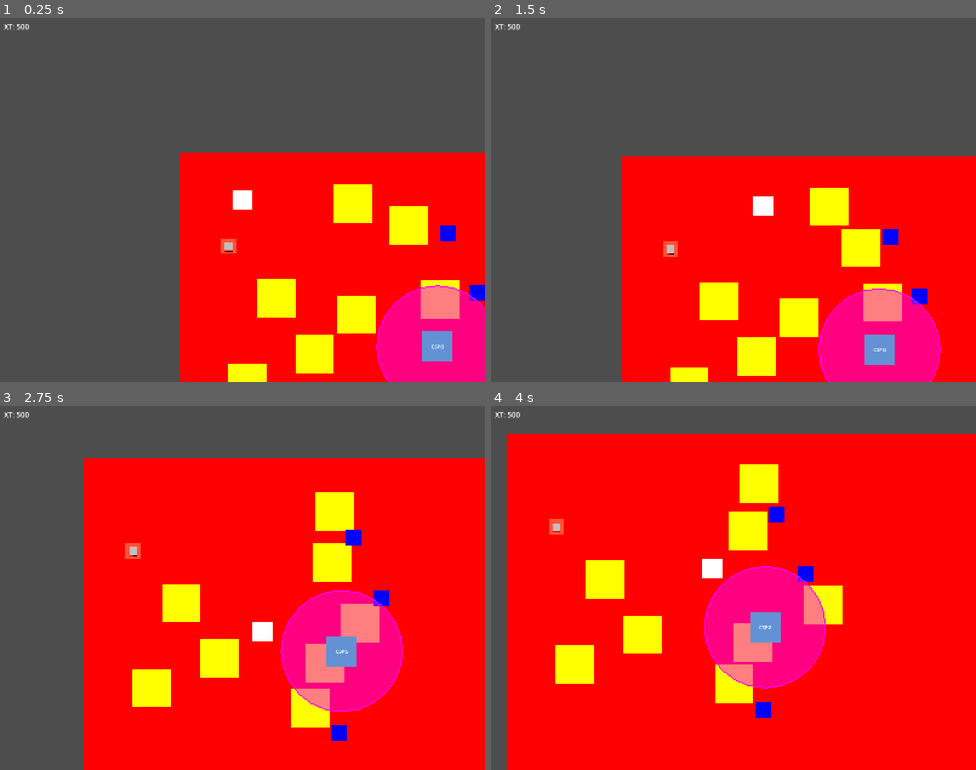
Above: before the commit, frames 1-4 (two rows, left to right).
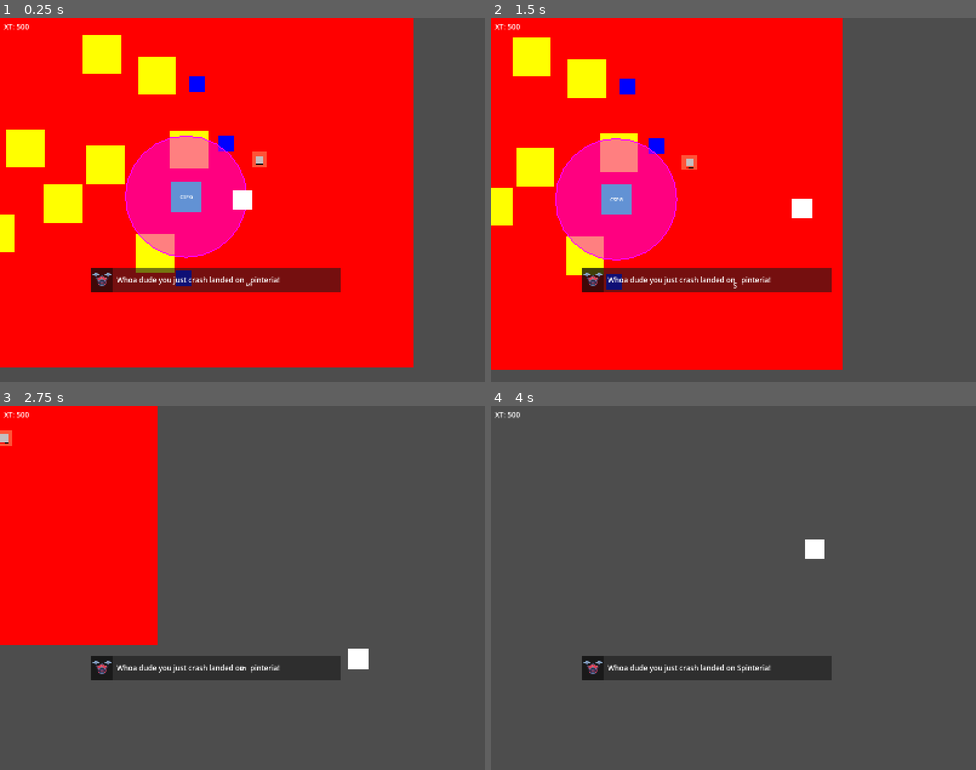
Above: after the commit, the same moments.

Repository: mercurus/espace-from-place
Game: Godot game, scene res://code/core/main_game.tscn
Two runs of this game, one before a commit and one after it. Both use one fixed random seed, a clock stepped at 60 frames per second and the inputs below.
Inputs (mouse positions are in pixels of both pictures, inside the frame that each line leads up to):
- Up to frame 1 (0.25 s): no input
- Up to frame 2 (1.5 s): tap Enter at 0.5 s; move the mouse to (840, 181) at 0.52 s; hold D (move_right) 0.53-1.28 s; tap T (drop_xt_cell) at 0.6, 1.35 s; move the mouse to (636, 218) at 1.27 s; hold S (move_down) from 1.28 s (still down)
- Up to frame 3 (2.75 s): move the mouse to (291, 507) at 2.02 s; release S (move_down) at 2.03 s; hold D (move_right) from 2.03 s (still down); tap T (drop_xt_cell) at 2.1 s
- Up to frame 4 (4 s): move the mouse to (709, 660) at 2.77 s; release D (move_right) at 2.78 s; hold W (move_up) 2.78-3.53 s; tap T (drop_xt_cell) at 2.85, 3.6 s; move the mouse to (879, 642) at 3.52 s; hold A (move_left) from 3.53 s (still down)

The runs differ from the first frame. In frame 1, 75% of the frame differs, in the area x 0-100%, y 0-100%; in frame 2, 72%; in frame 3, 77%; in frame 4, 89%, in the area x 3-100%, y 7-100%.

Commit message:
dialogue
-started dialogue system
-added music and SFX audio busses

Diff:
--- /dev/null
+++ b/code/core/dialogue.tscn
@@ -0,0 +1,84 @@
+[gd_scene format=3 uid="uid://bfe1tqx26rtcb"]
+
+[ext_resource type="Script" uid="uid://cckhmxqwdlfjr" path="res://code/gameplay/components/dialogue.gd" id="1_6t5i6"]
+[ext_resource type="Texture2D" uid="uid://b3a4dkyvccm6l" path="res://assets/world/tilesets/wingbot1.png" id="1_8f11k"]
+[ext_resource type="Script" uid="uid://by2gw1ua2oi3x" path="res://code/gameplay/components/spin_word.gd" id="3_gypuf"]
+
+[sub_resource type="StyleBoxFlat" id="StyleBoxFlat_pew57"]
+content_margin_left = 10.0
+content_margin_top = 0.0
+content_margin_right = 0.0
+content_margin_bottom = 0.0
+bg_color = Color(0, 0, 0, 0)
+border_color = Color(0, 0, 0, 1)
+
+[sub_resource type="RichTextEffect" id="RichTextEffect_hrt3g"]
+script = ExtResource("3_gypuf")
+metadata/_custom_type_script = "uid://by2gw1ua2oi3x"
+
+[node name="Control" type="Control" unique_id=1307347135]
+layout_mode = 3
+anchors_preset = 0
+script = ExtResource("1_6t5i6")
+
+[node name="Panel" type="Panel" parent="." unique_id=226506104]
+custom_minimum_size = Vector2(750, 79)
+layout_mode = 1
+anchors_preset = 8
+anchor_left = 0.5
+anchor_top = 0.5
+anchor_right = 0.5
+anchor_bottom = 0.5
+offset_left = -369.0
+offset_top = -39.5
+offset_right = 456.0
+offset_bottom = 39.5
+grow_horizontal = 2
+grow_vertical = 2
+
+[node name="HBoxContainer" type="HBoxContainer" parent="Panel" unique_id=1757374754]
+custom_minimum_size = Vector2(0, 75)
+layout_mode = 1
+anchors_preset = 8
+anchor_left = 0.5
+anchor_top = 0.5
+anchor_right = 0.5
+anchor_bottom = 0.5
+offset_left = -412.0
+offset_top = -39.5
+offset_right = 412.0
+offset_bottom = 39.5
+grow_horizontal = 2
+grow_vertical = 2
+
+[node name="ColorRect" type="ColorRect" parent="Panel/HBoxContainer" unique_id=1319698222]
+custom_minimum_size = Vector2(70, 70)
+layout_mode = 2
+color = Color(0, 0, 0, 0.45882353)
+
+[node name="TextureRect" type="TextureRect" parent="Panel/HBoxContainer/ColorRect" unique_id=1699513610]
+layout_mode = 1
+anchors_preset = 8
+anchor_left = 0.5
+anchor_top = 0.5
+anchor_right = 0.5
+anchor_bottom = 0.5
+offset_left = -32.5
+offset_top = -22.0
+offset_right = 32.5
+offset_bottom = 22.0
+grow_horizontal = 2
+grow_vertical = 2
+texture = ExtResource("1_8f11k")
+stretch_mode = 5
+
+[node name="RichTextLabel" type="RichTextLabel" parent="Panel/HBoxContainer" unique_id=732641515]
+custom_minimum_size = Vector2(750, 0)
+layout_mode = 2
+theme_override_font_sizes/normal_font_size = 24
+theme_override_styles/normal = SubResource("StyleBoxFlat_pew57")
+bbcode_enabled = true
+text = "Whoa dude you just crash landed on [spin]S[/spin]pinteria!"
+scroll_active = false
+vertical_alignment = 1
+custom_effects = [SubResource("RichTextEffect_hrt3g")]
--- a/code/core/main_game.tscn
+++ b/code/core/main_game.tscn
@@ -8,6 +8,8 @@
 [ext_resource type="PackedScene" uid="uid://tcibfcf316d8" path="res://code/gameplay/components/xt_hud.tscn" id="6_pmubr"]
 [ext_resource type="PackedScene" uid="uid://bvvco1vmgtxkf" path="res://code/gameplay/objects/geyser.tscn" id="6_ti5ek"]
 [ext_resource type="PackedScene" uid="uid://cc58qrikbav6y" path="res://code/gameplay/objects/geyser_pg.tscn" id="7_pew57"]
+[ext_resource type="Script" uid="uid://cckhmxqwdlfjr" path="res://code/gameplay/components/dialogue.gd" id="9_mqvxp"]
+[ext_resource type="PackedScene" uid="uid://bfe1tqx26rtcb" path="res://code/core/dialogue.tscn" id="10_mqvxp"]
 
 [node name="MainGame" type="Node" unique_id=1234707930]
 script = ExtResource("1_aldqj")
@@ -29,7 +31,7 @@
 
 [node name="Player" parent="World/EntityRoot" unique_id=779665878 instance=ExtResource("2_i4a04")]
 z_index = 1
-position = Vector2(208, 155)
+position = Vector2(1037, 649)
 
 [node name="Pushable" parent="World/EntityRoot" unique_id=2013581968 instance=ExtResource("2_5s2p2")]
 position = Vector2(224, 761)
@@ -69,7 +71,7 @@
 debug = false
 
 [node name="Geyser" parent="World/EntityRoot" unique_id=1579410989 instance=ExtResource("6_ti5ek")]
-position = Vector2(162, 307)
+position = Vector2(1093, 516)
 debug = false
 
 [node name="GeyserPG" parent="World/EntityRoot/Geyser" unique_id=756198849 instance=ExtResource("7_pew57")]
@@ -90,6 +92,25 @@
 offset_top = 12.0
 offset_right = 222.0
 offset_bottom = 46.0
+
+[node name="Dialogue" type="Control" parent="HudLayer" unique_id=1724864388]
+layout_mode = 3
+anchors_preset = 0
+offset_right = 40.0
+offset_bottom = 40.0
+script = ExtResource("9_mqvxp")
+
+[node name="Panel" parent="HudLayer/Dialogue" unique_id=193597712 instance=ExtResource("10_mqvxp")]
+layout_mode = 1
+anchors_preset = 15
+anchor_right = 1.0
+anchor_bottom = 1.0
+offset_left = 649.0
+offset_top = 843.0
+offset_right = 649.0
+offset_bottom = 843.0
+grow_horizontal = 2
+grow_vertical = 2
 
 [node name="PauseLayer" type="CanvasLayer" parent="." unique_id=215144031]
 
--- /dev/null
+++ b/code/gameplay/components/dialogue.gd
@@ -0,0 +1,4 @@
+extends Control
+
+func _ready() -> void:
+	pass
--- /dev/null
+++ b/code/gameplay/components/spin_word.gd
@@ -0,0 +1,22 @@
+@tool
+extends RichTextEffect
+class_name RichTextSpin
+
+# Name of the BBCode tag you will use in the label
+var bbcode = "spin"
+
+func _process_custom_fx(char_fx: CharFXTransform) -> bool:
+	# Get the speed parameter, default to 2.0
+	var speed = char_fx.env.get("speed", 1.0)
+
+	# Calculate full 360-degree rotation (2 * PI radians)
+	var angle = char_fx.elapsed_time * speed * (2 * PI)
+
+	# Construct the rotation matrix (Transform2D)
+	var t = Transform2D()
+	t = t.rotated(angle)
+
+	# Apply rotation to the character's transform
+	char_fx.transform = char_fx.transform * t
+
+	return true
--- a/code/gameplay/objects/geyser_pg.tscn
+++ b/code/gameplay/objects/geyser_pg.tscn
@@ -58,6 +58,7 @@
 
 [node name="Panel" type="Panel" parent="." unique_id=1170700048]
 visible = false
+z_index = 5
 offset_left = 16.0
 offset_top = -60.0
 offset_right = 126.0
--- /dev/null
+++ b/default_bus_layout.tres
@@ -0,0 +1,15 @@
+[gd_resource type="AudioBusLayout" format=3 uid="uid://bfhx4exnwk4nf"]
+
+[resource]
+bus/1/name = &"Music"
+bus/1/solo = false
+bus/1/mute = false
+bus/1/bypass_fx = false
+bus/1/volume_db = 0.0
+bus/1/send = &"Master"
+bus/2/name = &"SFX"
+bus/2/solo = false
+bus/2/mute = false
+bus/2/bypass_fx = false
+bus/2/volume_db = 0.0
+bus/2/send = &"Master"
--- a/project.godot
+++ b/project.godot
@@ -14,6 +14,10 @@
 run/main_scene="uid://cfwgdo8yu7woe"
 config/features=PackedStringArray("4.7", "GL Compatibility")
 config/icon="res://icon.svg"
+
+[audio]
+
+buses/default_bus_layout="uid://bfhx4exnwk4nf"
 
 [display]
 
Binary file added: assets/world/tilesets/wingbot1.png
Not shown, added: assets/world/tilesets/wingbot1.png.import
Not shown, added: code/gameplay/components/dialogue.gd.uid
Not shown, added: code/gameplay/components/spin_word.gd.uid
